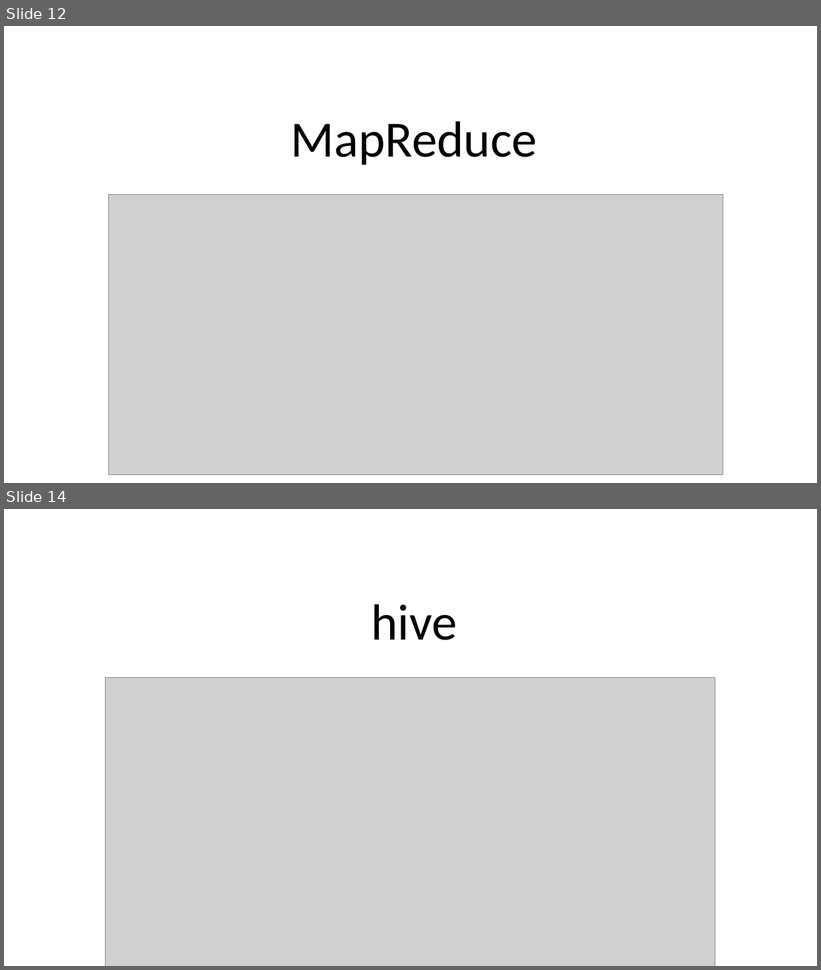
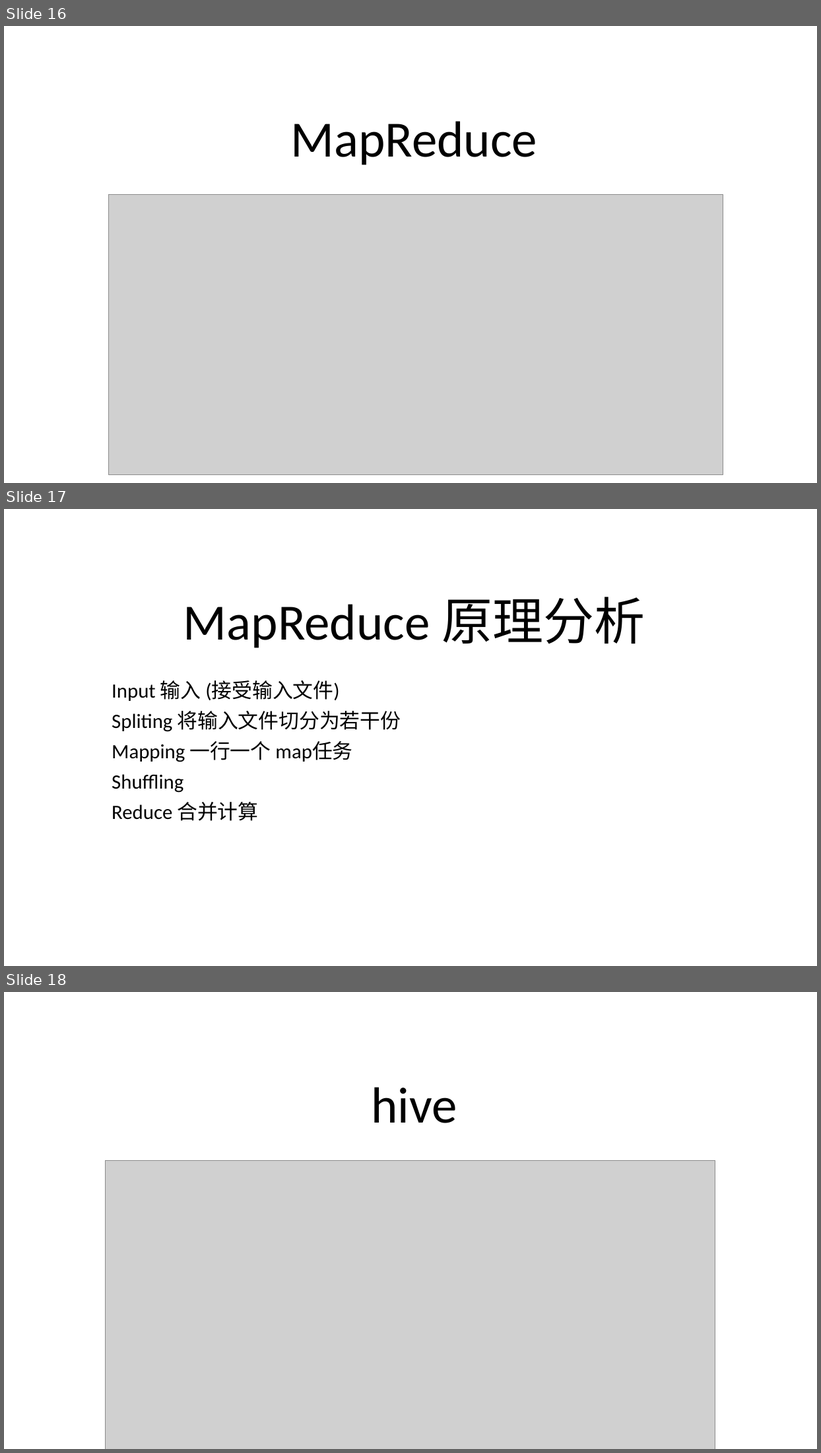
Before and after one commit to airdive/linux-1, a slide deck: data/hadoop2体系/大数据.pptx. Shown one above the other, each under a label of ours: slides 12 and 14 before the commit, slides 16, 17 and 18 after it; the slides between them are not shown. The pictures are 821x970 and 821x1453 pixels, drawn with LibreOffice and Linux fonts; fonts in the diff are those of the drawing; grey boxes stand for pictures; background and template pictures are left out. Boxes give left, top, right and bottom in pixels: in the first picture for what was removed or moved away, otherwise in the second. Text is boxed around its words. In the diff, an @@ line names an element or a change of style, - is before the commit and + after.

```diff
--- a/data/hadoop2体系/大数据.pptx
+++ b/data/hadoop2体系/大数据.pptx
@@ slide 17 added at bbox=[4, 509, 817, 966], background picture (left out) @@
@@ title added at bbox=[184, 597, 645, 648], 60 pt, text #000000 @@
+MapReduce 原理分析
@@ subtitle added at bbox=[112, 681, 401, 821], 24 pt, text #000000 @@
+Input 输入 (接受输入文件)
+Spliting 将输入文件切分为若干份
+Mapping 一行一个 map任务
+Shuffling
+Reduce 合并计算
@@ what was slide 12 is now slide 16 @@
@@ what was slide 14 is now slide 18 @@
```
Also in this commit, not shown: 1 slide changed, 3 other slides added, 3 other files.
